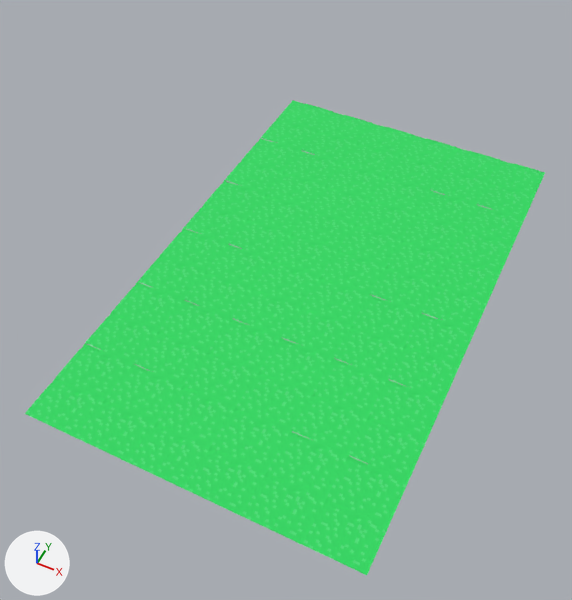
What one commit did to the FBX model Wataha/Wataha/Content/plane.FBX.
Rendered twice from a camera (50 mm lens) standing at (3.42, -7.16, 8.97) and looking at (-0.54, 0.76, -0.93). Arrows for +X, +Y and +Z are at lower left; the lights stay in place. Where no turn or scale is listed for an object, it has been applied to the vertices. Vertices at the same position are counted once.

Script lines for the objects in view, before the commit:
```python
me_mesh = bpy.data.meshes.new('Mesh')
me_mesh.from_pydata(...)  # 31644 vertices, 28800 faces; spans x -2.07..2.9, y -3.06..5.1, z -0.02..0.01
me_mesh.materials.append(mat_material__25)  # picture img_podloze_png
ob_plane008 = bpy.data.objects.new('Plane008', me_mesh)
ob_plane008.location = (-0.32, -0.33, 0.0)
```
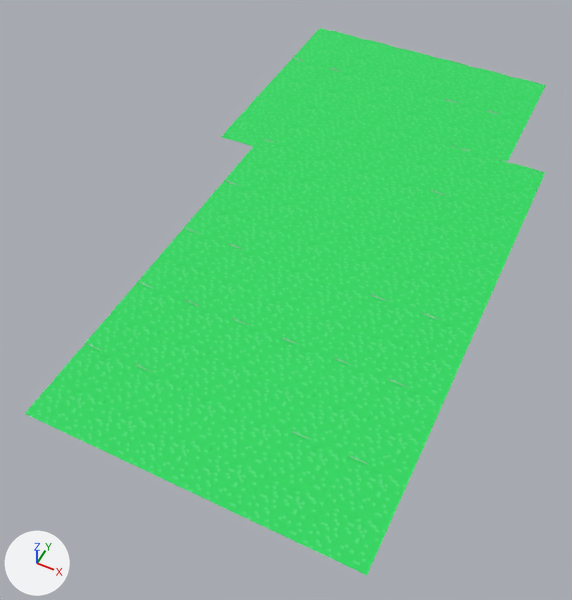
The change, as a diff of the scene's bpy script:
```diff
--- a/Wataha/Wataha/Content/plane.FBX.py
+++ b/Wataha/Wataha/Content/plane.FBX.py
@@ me_mesh @@
 # used by ob_plane008; location = (-0.32, -0.33, 0.0)
-me_mesh.from_pydata(...)  # 31644 vertices, 28800 faces; spans x -2.07..2.9, y -3.06..5.1, z -0.02..0.01
+me_mesh.from_pydata(...)  # 42996 vertices, 39200 faces; spans x -2.75..2.9, y -3.06..7.82, z -0.02..0.01
+# me_mesh part 1: the loose piece of 441 vertices spanning x -1.24..-0.41, y 4.42..5.1, z -0.02..0.01 is copied, and the copy is moved by (0.15, 1.36, 0.0); it spans x -1.09..-0.27, y 5.78..6.46, z -0.02..0.01
+# me_mesh part 2: the loose piece of 878 vertices spanning x 0.41..1.24, y 3.06..4.42, z -0.02..0.01 is copied, and the copy is moved by (-0.68, 2.72, 0.0); it spans x -0.27..0.56, y 5.78..7.14, z -0.02..0.01
+# me_mesh part 3: the loose piece of 874 vertices spanning x 1.24..2.9, y 3.06..3.74, z -0.02..0.01 is copied, and the copy is moved by (-0.68, 2.72, 0.0); it spans x 0.56..2.22, y 5.78..6.46, z -0.02..0.01
+# me_mesh part 4: the loose piece of 441 vertices spanning x -1.24..-0.41, y 4.42..5.1, z -0.02..0.01 is copied, and the copy is moved by (0.15, 2.04, 0.0); it spans x -1.09..-0.27, y 6.46..7.14, z -0.02..0.01
+# me_mesh part 5: the loose piece of 441 vertices spanning x -1.24..-0.41, y 4.42..5.1, z -0.02..0.01 is copied, and the copy is moved by (0.15, 2.72, 0.0); it spans x -1.09..-0.27, y 7.14..7.82, z -0.02..0.01
+# me_mesh part 6: the loose piece of 441 vertices spanning x 0.41..1.24, y 4.42..5.1, z -0.02..0.01 is copied, and the copy is moved by (-0.68, 2.72, 0.0); it spans x -0.27..0.56, y 7.14..7.82, z -0.02..0.01
+# me_mesh part 7: the loose piece of 874 vertices spanning x 1.24..2.9, y 3.74..4.42, z -0.02..0.01 is copied, and the copy is moved by (-0.68, 2.72, 0.0); it spans x 0.56..2.22, y 6.46..7.14, z -0.02..0.01
+# me_mesh part 8: the loose piece of 874 vertices spanning x 1.24..2.9, y 4.39..5.1, z -0.02..0.01 is copied, and the copy is moved by (-0.68, 2.72, 0.0); it spans x 0.56..2.22, y 7.11..7.82, z -0.02..0.01
+# me_mesh part 9: a new loose piece of 874 vertices spanning x -2.75..-1.09, y 5.78..6.46, z -0.02..0.01, in mat_material__25 (picture img_podloze_png)
+# me_mesh part 10: a new loose piece of 874 vertices spanning x -2.75..-1.09, y 6.46..7.14, z -0.02..0.01, in mat_material__25 (picture img_podloze_png)
+# me_mesh part 11: a new loose piece of 874 vertices spanning x -2.75..-1.09, y 7.14..7.82, z -0.02..0.01, in mat_material__25 (picture img_podloze_png)
+# me_mesh part 12: a new loose piece of 874 vertices spanning x -2.75..-2.07, y 3.44..5.1, z -0.02..0.01, in mat_material__25 (picture img_podloze_png)
+# me_mesh part 13: 45 vertices removed from x -2.07..2.4, y 3.5..5.1, z -0.02..0.0; 2637 vertices added at x -2.75..2.22, y 3.49..5.78, z -0.02..0.01
 me_mesh.materials.append(mat_material__25)
```

Changed parts and their boxes [x1, y1, x2, y2] in the pictures (572 x 600 px):
'Plane008', reshaped (15% taller)
    before: [25, 100, 545, 575]
    after: [25, 28, 546, 575]
part 1 of me_mesh, added (green)
    after: [353, 78, 404, 106]
part 2 of me_mesh, added (green)
    after: [392, 71, 455, 117]
part 3 of me_mesh, added (green)
    after: [433, 99, 528, 141]
part 4 of me_mesh, added (green)
    after: [366, 62, 416, 88]
part 5 of me_mesh, added (green)
    after: [379, 46, 428, 71]
part 6 of me_mesh, added (green)
    after: [417, 55, 466, 81]
part 7 of me_mesh, added (green)
    after: [445, 81, 537, 121]
part 8 of me_mesh, added (green)
    after: [456, 65, 546, 103]
part 9 of me_mesh, added (green)
    after: [278, 58, 366, 95]
part 10 of me_mesh, added (green)
    after: [293, 43, 379, 77]
part 11 of me_mesh, added (green)
    after: [307, 28, 390, 61]
part 12 of me_mesh, added (green)
    after: [221, 91, 293, 146]
part 13 of me_mesh, built on
    before: [254, 101, 498, 211]
    after: [254, 74, 518, 162]
